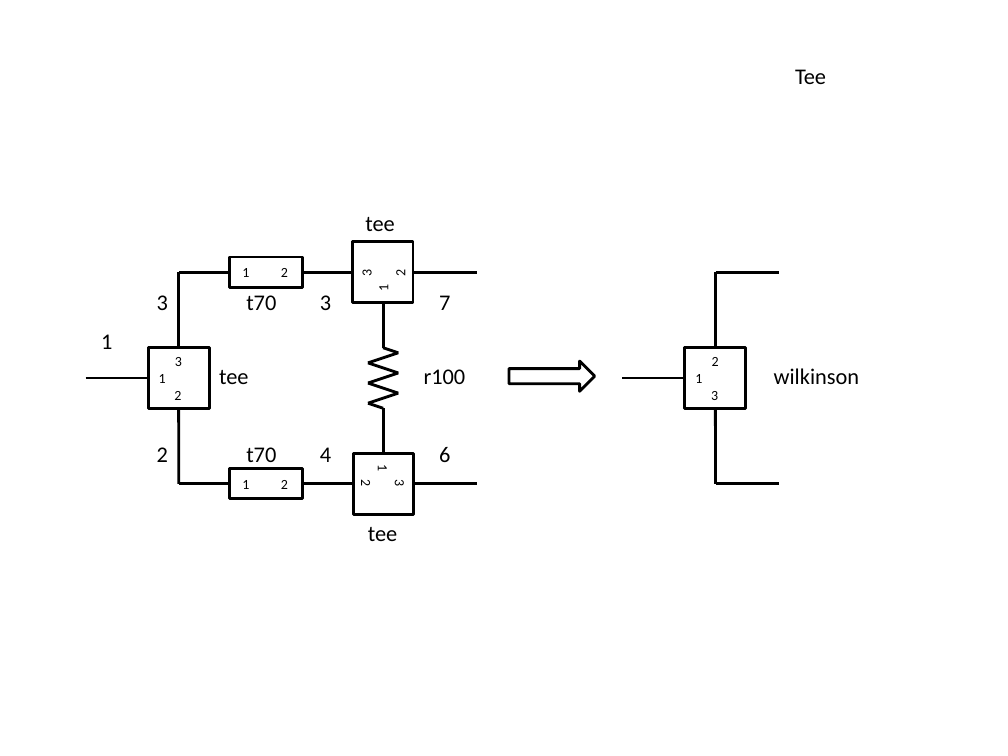
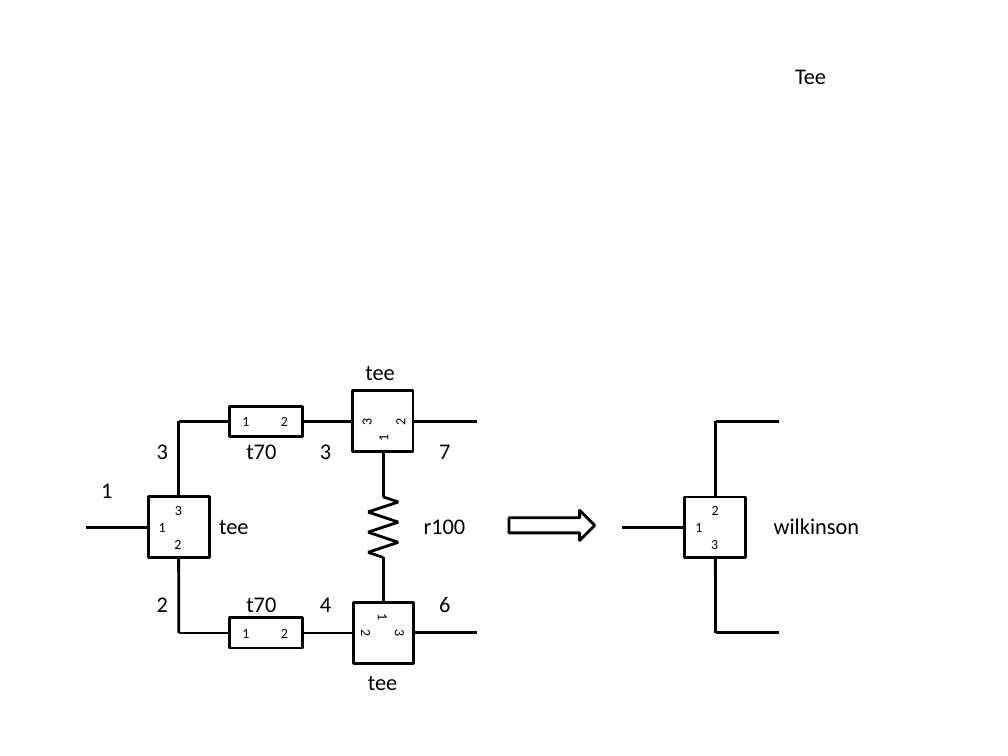
Before and after one commit to JerryWiltz/nP, a slide deck: slide 11 of RFBook/RFbookFigures/RFbookFigures.pptm (slide 2 before the commit). Drawn at 1008x756 pixels with LibreOffice and Linux fonts; fonts in the diff are those of the drawing. Boxes give left, top, right and bottom in pixels: in the first picture for what was removed or moved away, otherwise in the second. Text is boxed around its words. In the diff, an @@ line names an element or a change of style, - is before the commit and + after.

```diff
--- a/RFBook/RFbookFigures/RFbookFigures.pptm
+++ b/RFBook/RFbookFigures/RFbookFigures.pptm
@@ 23 lines, 20 texts, 6 rectangles, 1 right arrow: place and size @@
-23 lines, 20 texts, 6 rectangles, 1 right arrow at [86, 217, 859, 541]
+23 lines, 20 texts, 6 rectangles, 1 right arrow at [86, 366, 859, 690]
```
Also in this commit, not shown: 8 other slides changed, 6 slides added, 49 other files.
